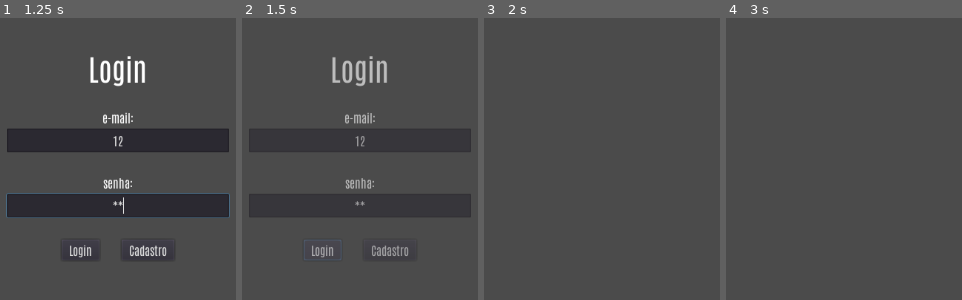
Above: before the commit, frames 1-4 (left to right).
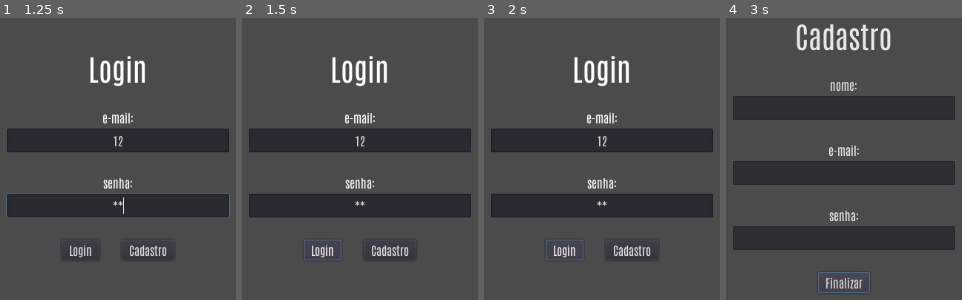
Above: after the commit, the same moments.

Repository: ViniciusMeirelles/Narniotron
Game: Godot game, scene res://Espelho/Interface/TelaLogin.tscn
Two runs of this game, one before a commit and one after it. Both use one fixed random seed, a clock stepped at 60 frames per second and the inputs below.
Inputs (mouse positions are in pixels of both pictures, inside the frame that each line leads up to):
- Up to frame 1 (1.25 s): click (118, 139) at 0.52 s; type "12" at 0.6 s; click (118, 206) at 0.75 s; type "12" at 0.83 s
- Up to frame 2 (1.5 s): click "Login" at 1.25 s
- Up to frame 3 (2 s): no input
- Up to frame 4 (3 s): click (874, 249) at 2 s, where only the run after the commit has a clickable "Cadastro"; click (844, 283) at 2.75 s, where only the run after the commit has a clickable "Finalizar"

Frame 1 is identical in both runs. In frame 2, 1.9% of the frame differs, in the area x 29-71%, y 13-85%; in frame 3, 18%; in frame 4, 27%, in the area x 2-98%, y 2-98%.
Error after the commit: Attempt to call function 'tentativaDeLogin' in base 'null instance' on a null instance. (res://Espelho/Interface/Scripts/TelaLogin.gd:15)

Commit message:
Inicio da integracao entre interface e espelho

Diff:
--- a/Espelho/Espelho.tscn
+++ b/Espelho/Espelho.tscn
@@ -1,6 +1,28 @@
-[gd_scene load_steps=2 format=2]
+[gd_scene load_steps=6 format=2]
 
 [ext_resource path="res://Espelho/Espelho.gd" type="Script" id=1]
+[ext_resource path="res://Espelho/Interface/TelaLogin.tscn" type="PackedScene" id=2]
+[ext_resource path="res://Espelho/Interface/TelaPagamento.tscn" type="PackedScene" id=3]
+[ext_resource path="res://Espelho/Interface/TelaRodizio.tscn" type="PackedScene" id=4]
+[ext_resource path="res://Espelho/Interface/TelaPreferencias.tscn" type="PackedScene" id=5]
 
 [node name="Espelho" type="Node"]
 script = ExtResource( 1 )
+
+[node name="ControladorInterface" type="Control" parent="."]
+anchor_right = 1.0
+anchor_bottom = 1.0
+__meta__ = {
+"_edit_use_anchors_": false
+}
+
+[node name="TelaLogin" parent="ControladorInterface" instance=ExtResource( 2 )]
+
+[node name="TelaPagamento" parent="ControladorInterface" instance=ExtResource( 3 )]
+visible = false
+
+[node name="TelaPreferencias" parent="ControladorInterface" instance=ExtResource( 5 )]
+visible = false
+
+[node name="TelaRodizio" parent="ControladorInterface" instance=ExtResource( 4 )]
+visible = false
--- a/Espelho/Interface/Scripts/TelaLogin.gd
+++ b/Espelho/Interface/Scripts/TelaLogin.gd
@@ -3,11 +3,19 @@
 onready var espelho = get_parent().get_parent()
 
 
+func _ready():
+	get_node("Login").show()
+	get_node("Login/VBoxContainer/Erro").hide()
+	get_node("Cadastro").hide()
+
+
 func _on_ButtonLogar_button_up():
 	var email = get_node("Login/VBoxContainer/Email/email").text
 	var senha = get_node("Login/VBoxContainer/Senha/senha").text
-#	if espelho.tentativaDeLogin(email, senha):
-	get_node("AnimationPlayer").play("login_fim")
+	if espelho.tentativaDeLogin(email, senha):
+		get_node("AnimationPlayer").play("login_fim")
+	else:
+		get_node("Login/VBoxContainer/Erro").show()
 
 
 # Vai para cadastro
@@ -16,7 +24,8 @@
 
 
 func _on_BotaoFinalizarCadastro_button_up():
-	var nome = get_node("Cadastro/VBoxContainer/Nome/nome")
-	var email = get_node("Cadastro/VBoxContainer/Email/email")
-	var senha = get_node("Cadastro/VBoxContainer/Senha/senha")
-#	espelho.cadastro(email, nome, senha)
+	var nome = get_node("Cadastro/VBoxContainer/Nome/nome").text
+	var email = get_node("Cadastro/VBoxContainer/Email/email").text
+	var senha = get_node("Cadastro/VBoxContainer/Senha/senha").text
+	espelho.cadastro(email, nome, senha)
+	get_node("AnimationPlayer").play("cadastro_fim")
--- a/Espelho/Interface/Scripts/TelaPagamento.gd
+++ b/Espelho/Interface/Scripts/TelaPagamento.gd
@@ -55,18 +55,17 @@
 
 # Realizar pagamento
 func _on_BotaoPagar_button_up():
-	pass # Replace with function body.
-#	var pagamento_aprovado = espelho.realizarPagamento()
-#	if pagamento_aprovado:
-#		get_node("AnimationPlayer").play("pagar_to_aprovado")
-#	else:
-#		get_node("AnimationPlayer").play("pagar_to_recusado")
+	var pagamento_aprovado = espelho.realizarPagamento()
+	if pagamento_aprovado:
+		get_node("AnimationPlayer").play("pagar_to_aprovado")
+	else:
+		get_node("AnimationPlayer").play("pagar_to_recusado")
 
 
 # Pagamento aprovado ou recusado, sair
 func _on_BotaoSair_button_up():
-	pass # Replace with function body.
-#	espelho.logout()
+	espelho.logout()
+	get_node("AnimationPlayer").play("finalizar")
 
 
 # Pagamento recusado, tentar novamente
--- a/Espelho/Interface/Scripts/TelaPreferencias.gd
+++ b/Espelho/Interface/Scripts/TelaPreferencias.gd
@@ -1,15 +1,6 @@
 extends Control
 
 onready var espelho = get_parent().get_parent()
-
-export var ativar_teste = false
-
-
-func _ready():
-	if ativar_teste:
-		# Simula o espelho ativando a tela de preferencias com cores, marcas e
-		#estilos ja definidos como preferencias
-		ativar(["cor_01"], ["marca_01", "marca_02"], ["estilo_02"])
 
 
 # Esta funcao recebe um array das cores, das marcas e dos estilos que o usuario
@@ -84,6 +75,6 @@
 			if estilo.get_node("CheckBox").pressed:
 				estilos.push_back(estilo.get_node("Label").text)
 
-#	espelho.usuarioLogado.set_cores(cores)
-#	espelho.usuarioLogado.set_marcas(marcas)
-#	espelho.usuarioLogado.set_estilos(estilos)
+	espelho.usuarioLogado.set_cores(cores)
+	espelho.usuarioLogado.set_marcas(marcas)
+	espelho.usuarioLogado.set_estilos(estilos)
--- a/Espelho/Interface/TelaLogin.tscn
+++ b/Espelho/Interface/TelaLogin.tscn
@@ -11,7 +11,34 @@
 font_data = ExtResource( 2 )
 
 [sub_resource type="Animation" id=2]
-resource_name = "login_fim"
+resource_name = "cadastro_fim"
+length = 0.5
+tracks/0/type = "value"
+tracks/0/path = NodePath("Cadastro:visible")
+tracks/0/interp = 1
+tracks/0/loop_wrap = true
+tracks/0/imported = false
+tracks/0/enabled = true
+tracks/0/keys = {
+"times": PoolRealArray( 0, 0.5 ),
+"transitions": PoolRealArray( 1, 1 ),
+"update": 1,
+"values": [ true, false ]
+}
+tracks/1/type = "value"
+tracks/1/path = NodePath("Cadastro:modulate")
+tracks/1/interp = 1
+tracks/1/loop_wrap = true
+tracks/1/imported = false
+tracks/1/enabled = true
+tracks/1/keys = {
+"times": PoolRealArray( 0, 0.5 ),
+"transitions": PoolRealArray( 1, 1 ),
+"update": 0,
+"values": [ Color( 1, 1, 1, 1 ), Color( 1, 1, 1, 0 ) ]
+}
+
+[sub_resource type="Animation" id=3]
 length = 0.5
 tracks/0/type = "value"
 tracks/0/path = NodePath("Login:visible")
@@ -125,6 +152,16 @@
 text = "Login"
 align = 1
 
+[node name="Erro" type="Label" parent="Login/VBoxContainer"]
+visible = false
+margin_top = 83.0
+margin_right = 300.0
+margin_bottom = 105.0
+custom_fonts/font = ExtResource( 1 )
+custom_colors/font_color = Color( 1, 0.431373, 0.431373, 1 )
+text = "Usuário ou senha inválidos!"
+align = 1
+
 [node name="Email" type="VBoxContainer" parent="Login/VBoxContainer"]
 margin_top = 83.0
 margin_right = 300.0
@@ -189,7 +226,6 @@
 
 [node name="Cadastro" type="CenterContainer" parent="."]
 visible = false
-modulate = Color( 1, 1, 1, 0 )
 anchor_right = 1.0
 anchor_bottom = 1.0
 __meta__ = {
@@ -286,8 +322,9 @@
 text = " Finalizar "
 
 [node name="AnimationPlayer" type="AnimationPlayer" parent="."]
-anims/login_fim = SubResource( 2 )
-anims/login_to_cadastro = SubResource( 3 )
+anims/cadastro_fim = SubResource( 2 )
+anims/login_fim = SubResource( 3 )
+anims/login_to_cadastro = SubResource( 4 )
 [connection signal="button_up" from="Login/VBoxContainer/Botoes/ButtonLogar" to="." method="_on_ButtonLogar_button_up"]
 [connection signal="button_up" from="Login/VBoxContainer/Botoes/ButtonRegistrar" to="." method="_on_ButtonRegistrar_button_up"]
 [connection signal="button_up" from="Cadastro/VBoxContainer/Botoes/BotaoFinalizar" to="." method="_on_BotaoFinalizarCadastro_button_up"]
--- a/Espelho/Interface/TelaPagamento.tscn
+++ b/Espelho/Interface/TelaPagamento.tscn
@@ -10,33 +10,61 @@
 use_filter = true
 font_data = ExtResource( 1 )
 
+[sub_resource type="Animation" id=2]
+resource_name = "finalizar"
+length = 0.5
+tracks/0/type = "value"
+tracks/0/path = NodePath(".:visible")
+tracks/0/interp = 1
+tracks/0/loop_wrap = true
+tracks/0/imported = false
+tracks/0/enabled = true
+tracks/0/keys = {
+"times": PoolRealArray( 0, 0.5 ),
+"transitions": PoolRealArray( 1, 1 ),
+"update": 1,
+"values": [ true, false ]
+}
+tracks/1/type = "value"
+tracks/1/path = NodePath(".:modulate")
+tracks/1/interp = 1
+tracks/1/loop_wrap = true
+tracks/1/imported = false
+tracks/1/enabled = true
+tracks/1/keys = {
+"times": PoolRealArray( 0, 0.5 ),
+"transitions": PoolRealArray( 1, 1 ),
+"update": 0,
+"values": [ Color( 1, 1, 1, 1 ), Color( 1, 1, 1, 0 ) ]
+}
+
+[sub_resource type="Animation" id=3]
+tracks/0/type = "value"
+tracks/0/path = NodePath(".:visible")
+tracks/0/interp = 1
+tracks/0/loop_wrap = true
+tracks/0/imported = false
+tracks/0/enabled = true
+tracks/0/keys = {
+"times": PoolRealArray( 0, 0.1 ),
+"transitions": PoolRealArray( 1, 1 ),
+"update": 1,
+"values": [ false, true ]
+}
+tracks/1/type = "value"
+tracks/1/path = NodePath(".:modulate")
+tracks/1/interp = 1
+tracks/1/loop_wrap = true
+tracks/1/imported = false
+tracks/1/enabled = true
+tracks/1/keys = {
+"times": PoolRealArray( 0, 0.5 ),
+"transitions": PoolRealArray( 1, 1 ),
+"update": 0,
+"values": [ Color( 1, 1, 1, 0 ), Color( 1, 1, 1, 1 ) ]
+}
+
 [sub_resource type="Animation" id=4]
-tracks/0/type = "value"
-tracks/0/path = NodePath(".:visible")
-tracks/0/interp = 1
-tracks/0/loop_wrap = true
-tracks/0/imported = false
-tracks/0/enabled = true
-tracks/0/keys = {
-"times": PoolRealArray( 0, 0.1 ),
-"transitions": PoolRealArray( 1, 1 ),
-"update": 1,
-"values": [ false, true ]
-}
-tracks/1/type = "value"
-tracks/1/path = NodePath(".:modulate")
-tracks/1/interp = 1
-tracks/1/loop_wrap = true
-tracks/1/imported = false
-tracks/1/enabled = true
-tracks/1/keys = {
-"times": PoolRealArray( 0, 0.5 ),
-"transitions": PoolRealArray( 1, 1 ),
-"update": 0,
-"values": [ Color( 1, 1, 1, 0 ), Color( 1, 1, 1, 1 ) ]
-}
-
-[sub_resource type="Animation" id=6]
 resource_name = "pagar_to_aprovado"
 tracks/0/type = "value"
 tracks/0/path = NodePath("Pagar:visible")
@@ -189,8 +217,7 @@
 "values": [ Color( 1, 1, 1, 1 ), Color( 1, 1, 1, 0 ) ]
 }
 
-[sub_resource type="Animation" id=5]
-resource_name = "resumo_to_pagar"
+[sub_resource type="Animation" id=7]
 tracks/0/type = "value"
 tracks/0/path = NodePath("Resumo:visible")
 tracks/0/interp = 1
@@ -452,11 +479,12 @@
 text = " Não "
 
 [node name="AnimationPlayer" type="AnimationPlayer" parent="."]
-anims/iniciar = SubResource( 4 )
-anims/pagar_to_aprovado = SubResource( 6 )
-anims/pagar_to_recusado = SubResource( 7 )
-anims/recusado_to_pagar = SubResource( 8 )
-anims/resumo_to_pagar = SubResource( 5 )
+anims/finalizar = SubResource( 2 )
+anims/iniciar = SubResource( 3 )
+anims/pagar_to_aprovado = SubResource( 4 )
+anims/pagar_to_recusado = SubResource( 5 )
+anims/recusado_to_pagar = SubResource( 6 )
+anims/resumo_to_pagar = SubResource( 7 )
 [connection signal="button_up" from="Resumo/VBoxContainer/Botoes/BotaoFinalizar" to="." method="_on_BotaoFinalizar_button_up"]
 [connection signal="button_up" from="Pagar/VBoxContainer/Botoes/HBoxContainer/BotaoPagar" to="." method="_on_BotaoPagar_button_up"]
 [connection signal="button_up" from="PagamentoAprovado/VBoxContainer/Botoes/HBoxContainer/BotaoSair" to="." method="_on_BotaoSair_button_up"]
--- a/Espelho/Interface/TelaRodizio.tscn
+++ b/Espelho/Interface/TelaRodizio.tscn
@@ -201,7 +201,7 @@
 margin_right = 299.0
 margin_bottom = 155.0
 custom_fonts/font = ExtResource( 2 )
-text = "Por favor, coloque as roupas de volta no cabide!
+text = "Por favor, coloque as roupas de volta nos cabides!
 Elas serão retiradas automaticamente do seu
 carrinho de compras."
 align = 1
Not shown: 2 places in Espelho/Interface/TelaLogin.tscn that only renumber resources
Not shown: 3 places in Espelho/Interface/TelaPagamento.tscn that only renumber resources
Not shown: 4 places in Espelho/Interface/TelaRodizio.tscn that only renumber resources
